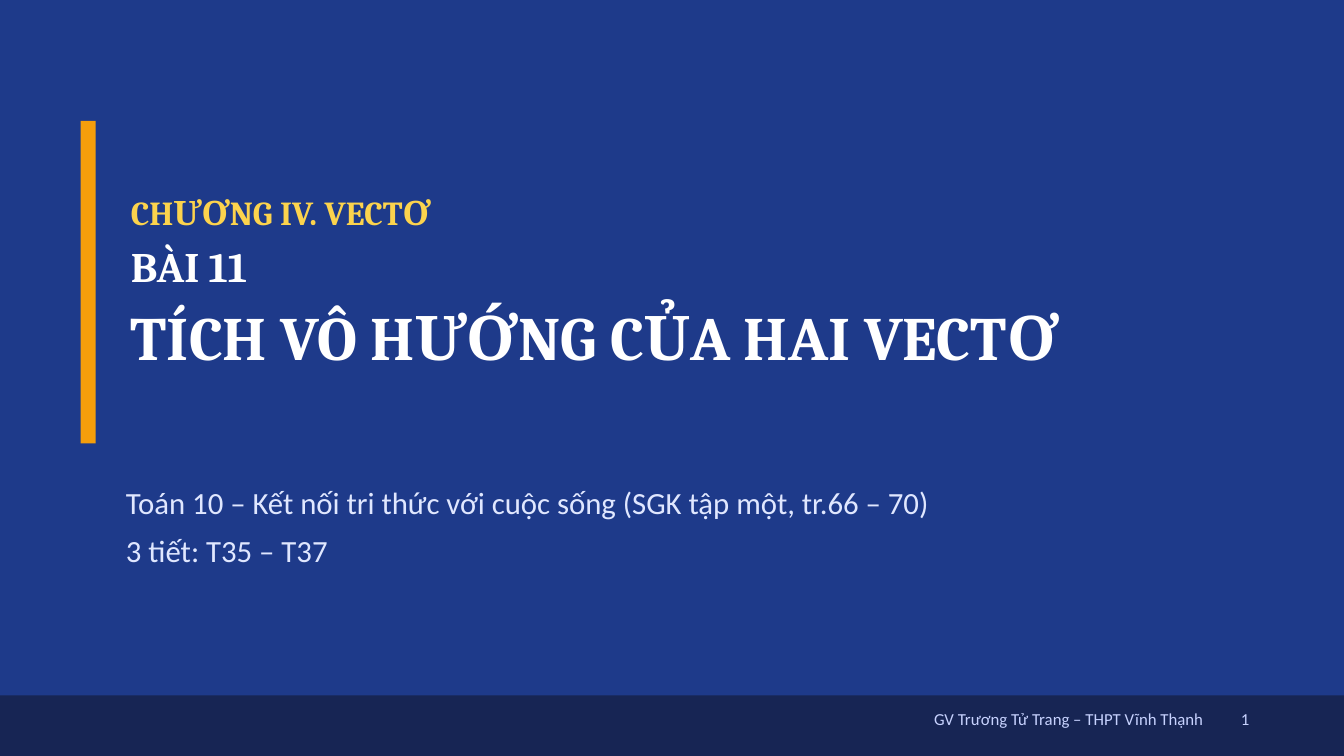
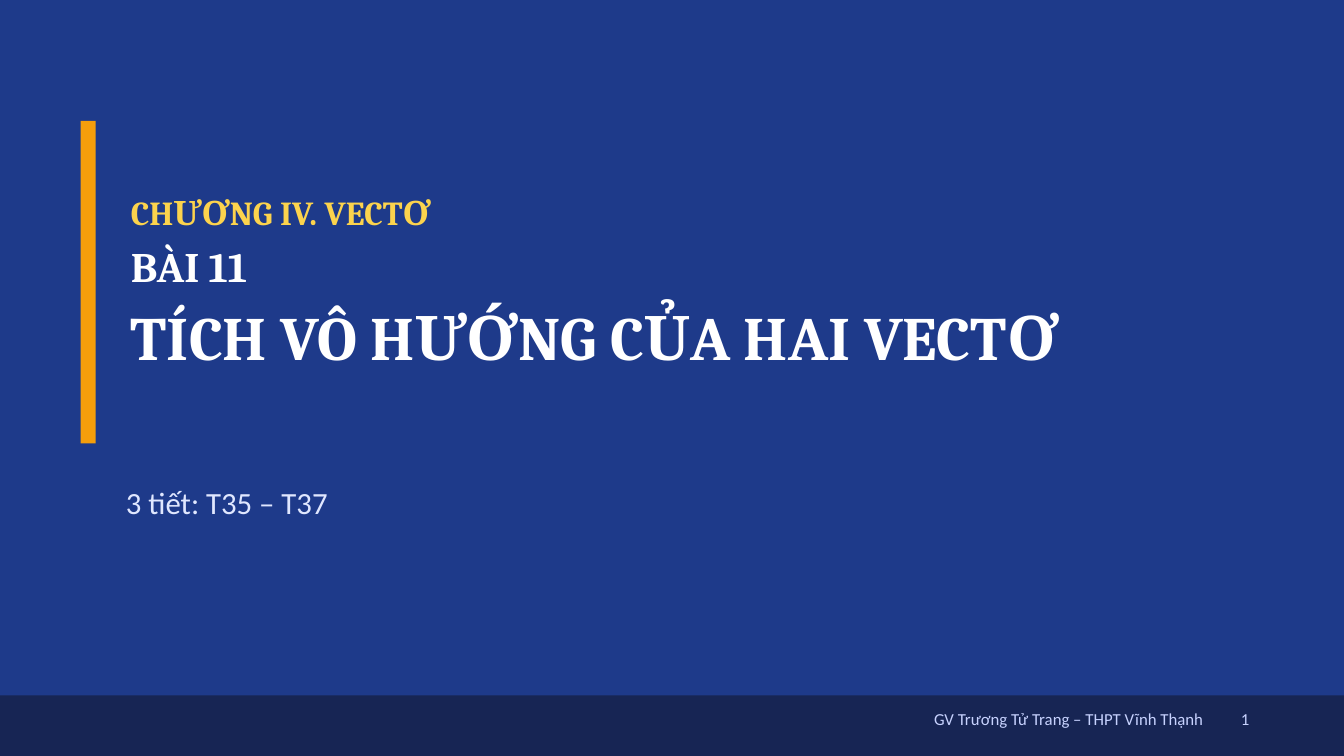
Before and after one commit to Trangtu66/Taode_thi_online, a slide deck: slide 1 of mon/toan/slide/lop10/BaiGiangDienTu_TOAN10_Bai11_TichVoHuong_T35-37.pptx. Drawn at 1344x756 pixels with LibreOffice and Linux fonts; fonts in the diff are those of the drawing. Boxes give left, top, right and bottom in pixels: in the first picture for what was removed or moved away, otherwise in the second. Text is boxed around its words. In the diff, an @@ line names an element or a change of style, - is before the commit and + after.

```diff
--- a/mon/toan/slide/lop10/BaiGiangDienTu_TOAN10_Bai11_TichVoHuong_T35-37.pptx
+++ b/mon/toan/slide/lop10/BaiGiangDienTu_TOAN10_Bai11_TichVoHuong_T35-37.pptx
@@ text at box(126, 491, 928, 520): paragraph removed @@
-Toán 10 – Kết nối tri thức với cuộc sống (SGK tập một, tr.66 – 70)
```
Also in this commit, not shown: 1 other file.
